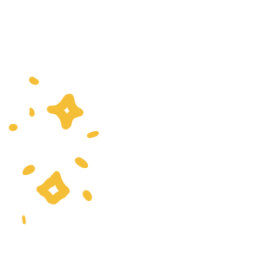
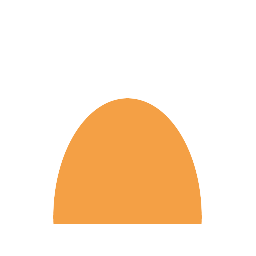
Revision of a layered w=256, h=256 image; what changed, layer by layer:
hid group "Misc" (4 layers) over [left=7, top=76, right=202, bottom=225]
renamed "Layer 7" to "Sparks", hid it, painted on it over [left=7, top=76, right=100, bottom=225]
showed group "Base" (1 layers) over [left=53, top=98, right=202, bottom=224]
